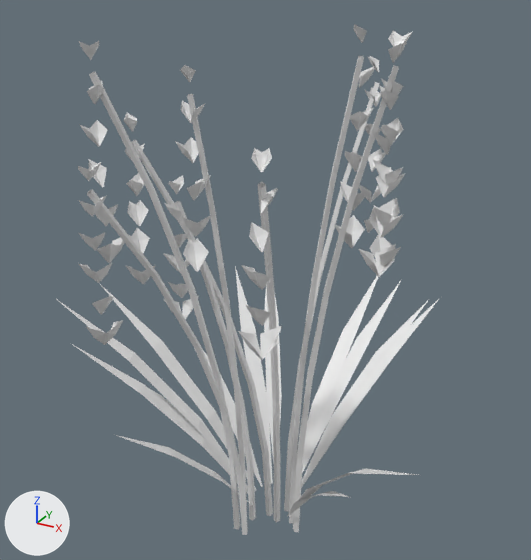
Renders of the Blender file assets/blender/src/lavender_n0.blend from each side of a commit.
Before and after are seen from a camera (50 mm lens) standing at (0.318, -0.608, 0.6) and looking at (-0.029, 0.022, 0.285). Lighting does not change. The marker at lower left points along +X, +Y and +Z. The first picture is the older version.

Names of what the first picture shows: 'lavender_n0_bloom2', 'lavender_n0_leaf', 'lavender_n0_stem'.
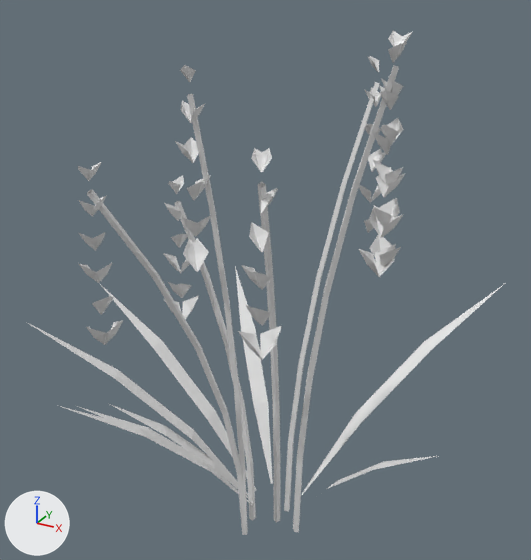
Where the change shows, as pixel boxes (x1, y1, x2, y2) in the pictures (531 x 560 px; the box of a moved part takes in the faces that stretch with it):
'lavender_n0_leaf', reshaped (24% wider)
    before: (56, 267, 440, 516)
    after: (28, 267, 504, 507)
'lavender_n0_stem', reshaped
    before: (87, 55, 399, 535)
    after: (87, 65, 399, 535)
'lavender_n0_bloom2', reshaped
    before: (78, 24, 413, 360)
    after: (78, 30, 413, 360)
part 1 of me_lavender_n0_bloom2, deleted
    before: (79, 24, 375, 284)
part 2 of me_lavender_n0_leaf, moved or reshaped
    before: (194, 348, 263, 487)
    after: (108, 403, 248, 498)
part 3 of me_lavender_n0_leaf, moved or reshaped
    before: (150, 389, 248, 491)
    after: (327, 456, 437, 489)
part 4 of me_lavender_n0_leaf, moved or reshaped
    before: (288, 468, 417, 516)
    after: (302, 284, 504, 495)
part 5 of me_lavender_n0_leaf, deleted
    before: (264, 276, 440, 516)
part 6 of me_lavender_n0_leaf, moved or reshaped
    before: (56, 299, 254, 507)
    after: (28, 323, 254, 507)
part 7 of me_lavender_n0_stem, deleted
    before: (131, 140, 273, 516)
part 8 of me_lavender_n0_stem, deleted
    before: (289, 55, 364, 523)
part 9 of me_lavender_n0_stem, deleted
    before: (89, 71, 240, 530)

What changed in the scene script:
```text
Change me_lavender_n0_bloom2:
    used by ob_lavender_n0_bloom2; location = (0.0, 0.0, 0.0)
    remove me_lavender_n0_bloom2.from_pydata(...)  # 1080 vertices, 480 faces; spans x -0.124..0.143, y -0.201..0.109, z 0.266..0.551
    add me_lavender_n0_bloom2.from_pydata(...)  # 756 vertices, 336 faces; spans x -0.088..0.143, y -0.201..0.109, z 0.266..0.549
    me_lavender_n0_bloom2 part 1: 36 loose pieces with 324 vertices, spanning x -0.124..0.099, y -0.159..-0.003, z 0.304..0.551, are deleted
Change me_lavender_n0_leaf:
    used by ob_lavender_n0_leaf; location = (0.0, 0.0, 0.0)
    remove me_lavender_n0_leaf.from_pydata(...)  # 112 vertices, 42 faces; spans x -0.255..0.21, y -0.179..0.242, z 0.02..0.26
    add me_lavender_n0_leaf.from_pydata(...)  # 64 vertices, 24 faces; spans x -0.254..0.191, y -0.193..0.201, z 0.02..0.26
    me_lavender_n0_leaf part 2: the loose piece of 8 vertices spanning x -0.174..-0.027, y 0.01..0.071, z 0.02..0.174 is turned 59.3 degrees about the z axis through the mesh origin and scaled by 0.971
    me_lavender_n0_leaf part 3: the loose piece of 8 vertices spanning x -0.191..-0.028, y -0.068..-0.009, z 0.02..0.189 is turned 146.7 degrees about the z axis through the mesh origin and scaled by 0.966
    me_lavender_n0_leaf part 4: the loose piece of 8 vertices spanning x 0.022..0.21, y -0.179..-0.019, z 0.02..0.26 is turned 87.4 degrees about the z axis through the mesh origin
    me_lavender_n0_leaf part 5: 6 loose pieces with 48 vertices, spanning x -0.13..0.132, y -0.112..0.242, z 0.02..0.235, are deleted
    me_lavender_n0_leaf part 6
    12 vertices are removed from x -0.255..-0.029, y -0.152..-0.006, z 0.02..0.247
    9 faces are deleted
    9 vertices move from x -0.211..-0.028, y -0.089..-0.011, z 0.02..0.215 to x -0.236..-0.026, y -0.126..-0.015, z 0.02..0.252
    12 vertices are added at x -0.138..-0.018, y -0.193..-0.022, z 0.02..0.219
    9 new faces join them
Change me_lavender_n0_stem:
    used by ob_lavender_n0_stem; location = (0.0, 0.0, 0.0)
    remove me_lavender_n0_stem.from_pydata(...)  # 240 vertices, 200 faces; spans x -0.111..0.128, y -0.184..0.095, z 0.0..0.526
    add me_lavender_n0_stem.from_pydata(...)  # 168 vertices, 140 faces; spans x -0.078..0.128, y -0.184..0.095, z 0.0..0.524
    me_lavender_n0_stem part 7: the loose piece of 24 vertices spanning x -0.111..-0.005, y -0.084..-0.003, z 0.0..0.448 is deleted
    me_lavender_n0_stem part 8: the loose piece of 24 vertices spanning x 0.017..0.087, y -0.024..-0.001, z 0.0..0.526 is deleted
    me_lavender_n0_stem part 9: the loose piece of 24 vertices spanning x -0.1..-0.026, y -0.144..-0.04, z 0.0..0.516 is deleted
```
